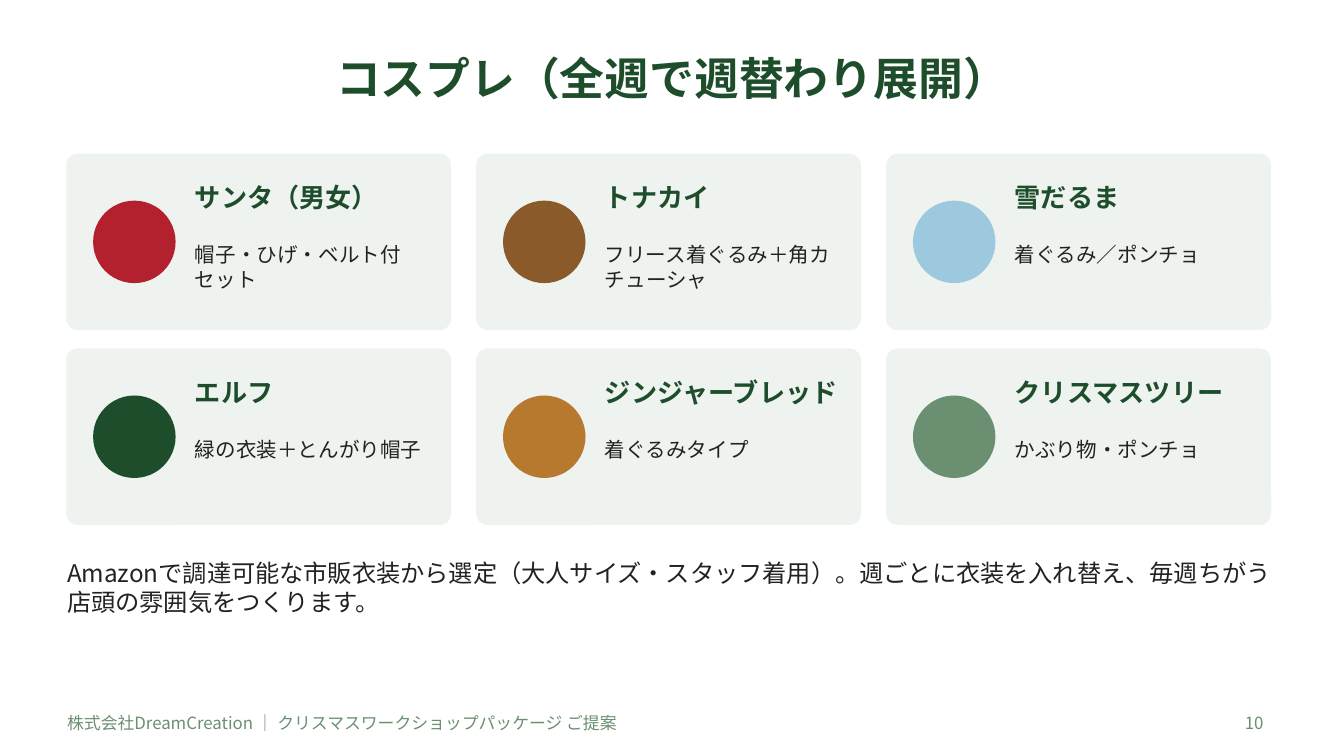
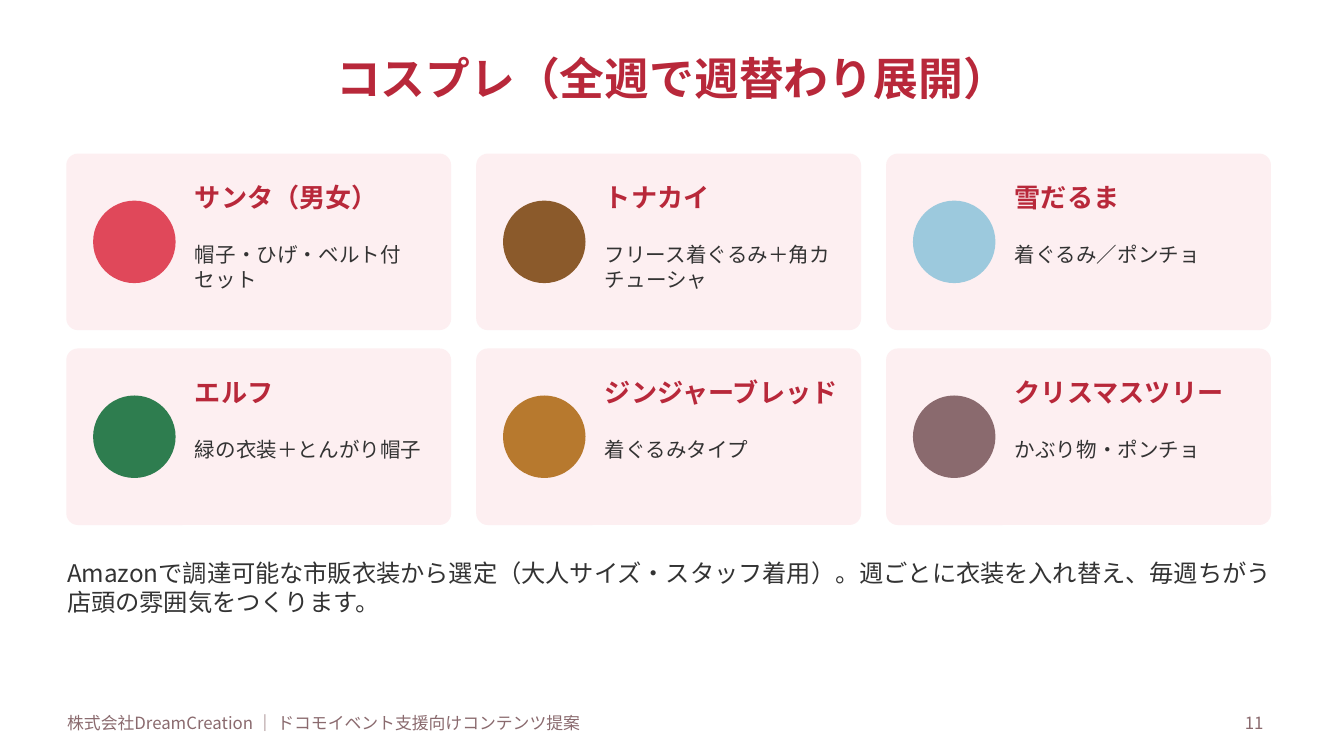
Before and after one commit to lunamax77/-next-vision, a slide deck: slide 11 of docs/proposals/2026-12_docomo_christmas-ws/企画書_NTTドコモ_クリスマスWS.pptx (slide 10 before the commit). Drawn at 1344x756 pixels with LibreOffice and Linux fonts; fonts in the diff are those of the drawing. Boxes give left, top, right and bottom in pixels: in the first picture for what was removed or moved away, otherwise in the second. Text is boxed around its words. In the diff, an @@ line names an element or a change of style, - is before the commit and + after.

```diff
--- a/docs/proposals/2026-12_docomo_christmas-ws/企画書_NTTドコモ_クリスマスWS.pptx
+++ b/docs/proposals/2026-12_docomo_christmas-ws/企画書_NTTドコモ_クリスマスWS.pptx
@@ ellipse at bbox=[94, 202, 175, 282]: fill #B3202E to #E0485A; outline #B3202E 1 pt to #E0485A 1 pt @@
@@ fill #EEF3EF to #FDEFF1; outline #EEF3EF 1 pt to #FDEFF1 1 pt in 6 elements at bbox=[67, 155, 450, 329], bbox=[477, 155, 860, 329], bbox=[887, 155, 1270, 329], bbox=[67, 349, 450, 524], bbox=[477, 349, 860, 524], bbox=[887, 349, 1270, 524] @@
@@ text colour #1E4D2B to #B8283A in 7 elements at bbox=[336, 56, 1008, 100], bbox=[195, 184, 378, 210], bbox=[605, 186, 710, 208], bbox=[1015, 185, 1120, 210], bbox=[195, 382, 273, 403], bbox=[605, 379, 838, 405], bbox=[1015, 380, 1224, 404] @@
@@ ellipse at bbox=[94, 396, 175, 477]: fill #1E4D2B to #2E7D4F; outline #1E4D2B 1 pt to #2E7D4F 1 pt @@
@@ ellipse at bbox=[914, 396, 995, 477]: fill #6B8F71 to #8A6A6E; outline #6B8F71 1 pt to #8A6A6E 1 pt @@
@@ text colour #222222 to #333333 in 7 elements at bbox=[195, 244, 401, 289], bbox=[605, 245, 830, 289], bbox=[1015, 244, 1200, 264], bbox=[195, 439, 422, 459], bbox=[605, 440, 749, 459], bbox=[1015, 439, 1200, 459], bbox=[67, 561, 1271, 613] @@
@@ text at bbox=[67, 715, 580, 731]: text changed; text colour #6B8F71 to #8A6A6E @@
-株式会社DreamCreation ｜ クリスマスワークショップパッケージ ご提案
+株式会社DreamCreation ｜ ドコモイベント支援向けコンテンツ提案
@@ page number at bbox=[1245, 716, 1264, 729]: text changed; text colour #6B8F71 to #8A6A6E @@
-10
+11
```
Also in this commit, not shown: 12 other slides changed, 2 slides added, 1 slide removed, 2 other files.
